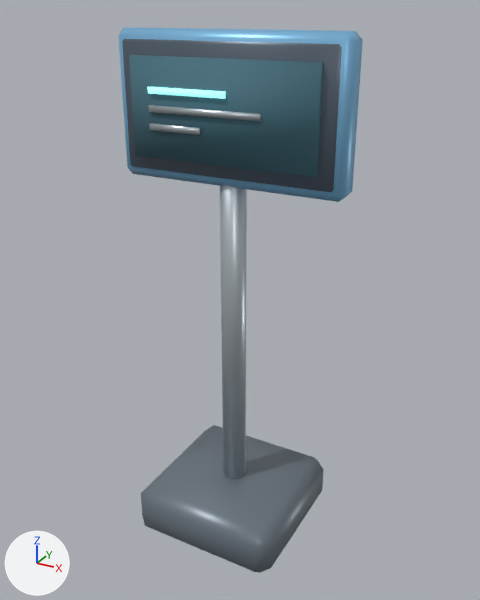
An edit to the glTF model assets/props/direction_sign_standard.glb, drawn before and after from the same camera.
Rendered twice from a 50 mm camera at (1.076, -1.909, 1.919) aimed at (0.015, 0.02, 0.955). The lights are fixed; the arrows at lower left show +X, +Y and +Z. The first picture is the older version. Where no turn or scale is listed for an object, it has been applied to the vertices.

Names of what the first picture shows: 'Base_dark', 'Body_black', 'Pole_steel', 'ScreenGraphics_glow', 'ScreenGraphics_steel', 'SignScreen_screen', 'Sign_blue'.
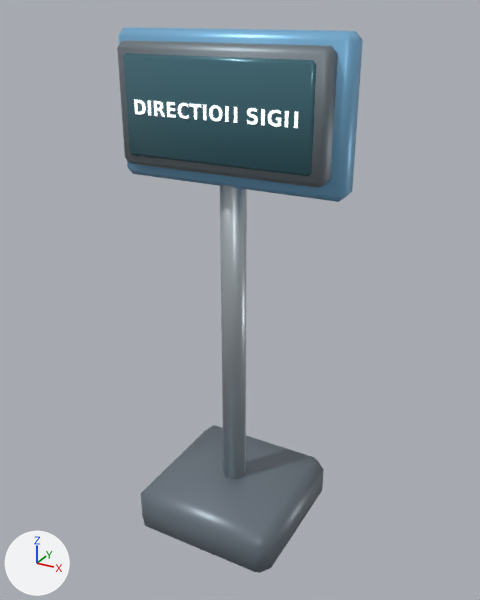
Boxes [x1, y1, x2, y2] around the edits, measured in the pictures (480 x 600 px):
'SignPlate_glass', added (cyan)
    after: [123, 53, 316, 176]
'SignScreen_screen', deleted (cyan)
    before: [129, 55, 324, 177]
'Body_black', deleted
    before: [122, 39, 342, 192]
'ScreenMount_frame', added
    after: [117, 40, 338, 188]
'TypeLabel_white', added
    after: [134, 99, 298, 128]
'ScreenGraphics_steel', deleted
    before: [148, 105, 261, 135]
'ScreenGraphics_glow', deleted (cyan)
    before: [147, 87, 226, 99]

The change, as a list of edits to the scene's bpy script:
```text
Add mat_white:
    mat_white = principled_material('white')
    mat_white.base_color = (0.906, 0.941, 0.929)  # white #f4f8f7
    mat_white.roughness = 0.38
    mat_white.emission_color = (0.679, 0.706, 0.697)  # light grey #d7dbd9
    mat_white.emission_strength = 1.0
Add mat_glass:
    mat_glass = principled_material('glass')
    mat_glass.base_color = (0.0627, 0.173, 0.216)  # cyan #477380
    mat_glass.metallic = 0.28
    mat_glass.roughness = 0.2
Add mat_frame:
    mat_frame = principled_material('frame')
    mat_frame.base_color = (0.224, 0.267, 0.294)  # grey #828d94
    mat_frame.metallic = 0.65
    mat_frame.roughness = 0.49
Add me_typelabel_white:
    me_typelabel_white.from_pydata(...)  # 273 vertices, 249 faces; spans x -0.287..0.287, y -0.134, z 1.604..1.652
    me_typelabel_white.materials.append(mat_white)  # white #f4f8f7, glowing light grey #d7dbd9
Add me_signplate_glass:
    me_signplate_glass.from_pydata(...)  # 24 vertices, 44 faces; spans x -0.33..0.33, y -0.13..-0.086, z 1.468..1.788
    me_signplate_glass.materials.append(mat_glass)  # cyan #477380
Add me_screenmount_frame:
    me_screenmount_frame.from_pydata(...)  # 24 vertices, 44 faces; spans x -0.368..0.368, y -0.12..0.02, z 1.433..1.823
    me_screenmount_frame.materials.append(mat_frame)  # grey #828d94
Remove ob_body_black:
    ob_body_black = bpy.data.objects.new('Body_black', me_body_black)
    ob_body_black.location = (0.0, 0.0, 0.0)
Remove ob_signscreen_screen:
    ob_signscreen_screen = bpy.data.objects.new('SignScreen_screen', me_signscreen_screen)
    ob_signscreen_screen.location = (0.0, 0.0, 0.0)
Remove ob_screengraphics_glow:
    ob_screengraphics_glow = bpy.data.objects.new('ScreenGraphics_glow', me_screengraphics_glow)
    ob_screengraphics_glow.location = (0.0, 0.0, 0.0)
Remove ob_screengraphics_steel:
    ob_screengraphics_steel = bpy.data.objects.new('ScreenGraphics_steel', me_screengraphics_steel)
    ob_screengraphics_steel.location = (0.0, 0.0, 0.0)
Add ob_typelabel_white:
    ob_typelabel_white = bpy.data.objects.new('TypeLabel_white', me_typelabel_white)
    ob_typelabel_white.location = (0.0, 0.0, 0.0)
Add ob_signplate_glass:
    ob_signplate_glass = bpy.data.objects.new('SignPlate_glass', me_signplate_glass)
    ob_signplate_glass.location = (0.0, 0.0, 0.0)
Add ob_screenmount_frame:
    ob_screenmount_frame = bpy.data.objects.new('ScreenMount_frame', me_screenmount_frame)
    ob_screenmount_frame.location = (0.0, 0.0, 0.0)
```
